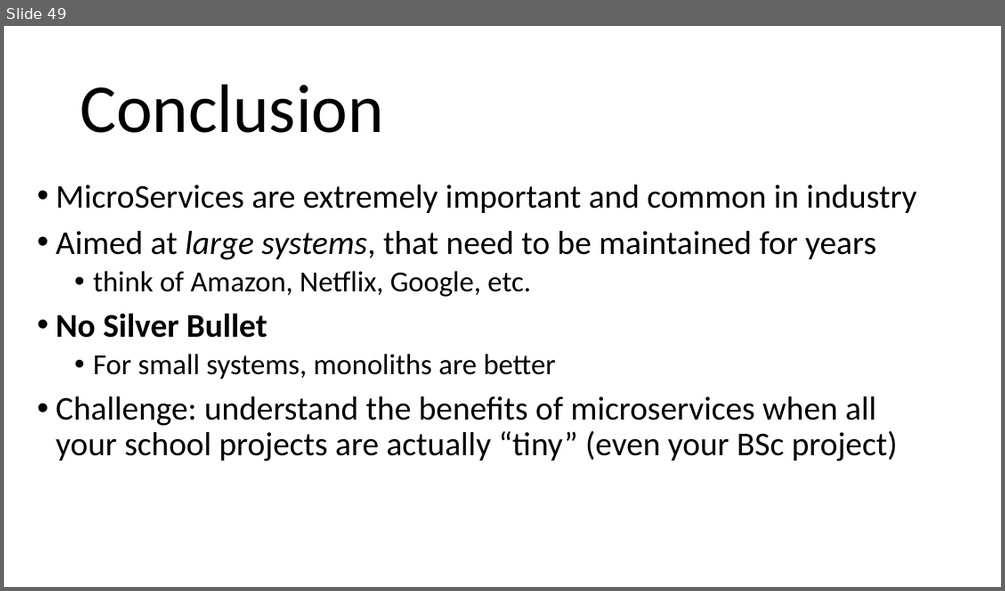
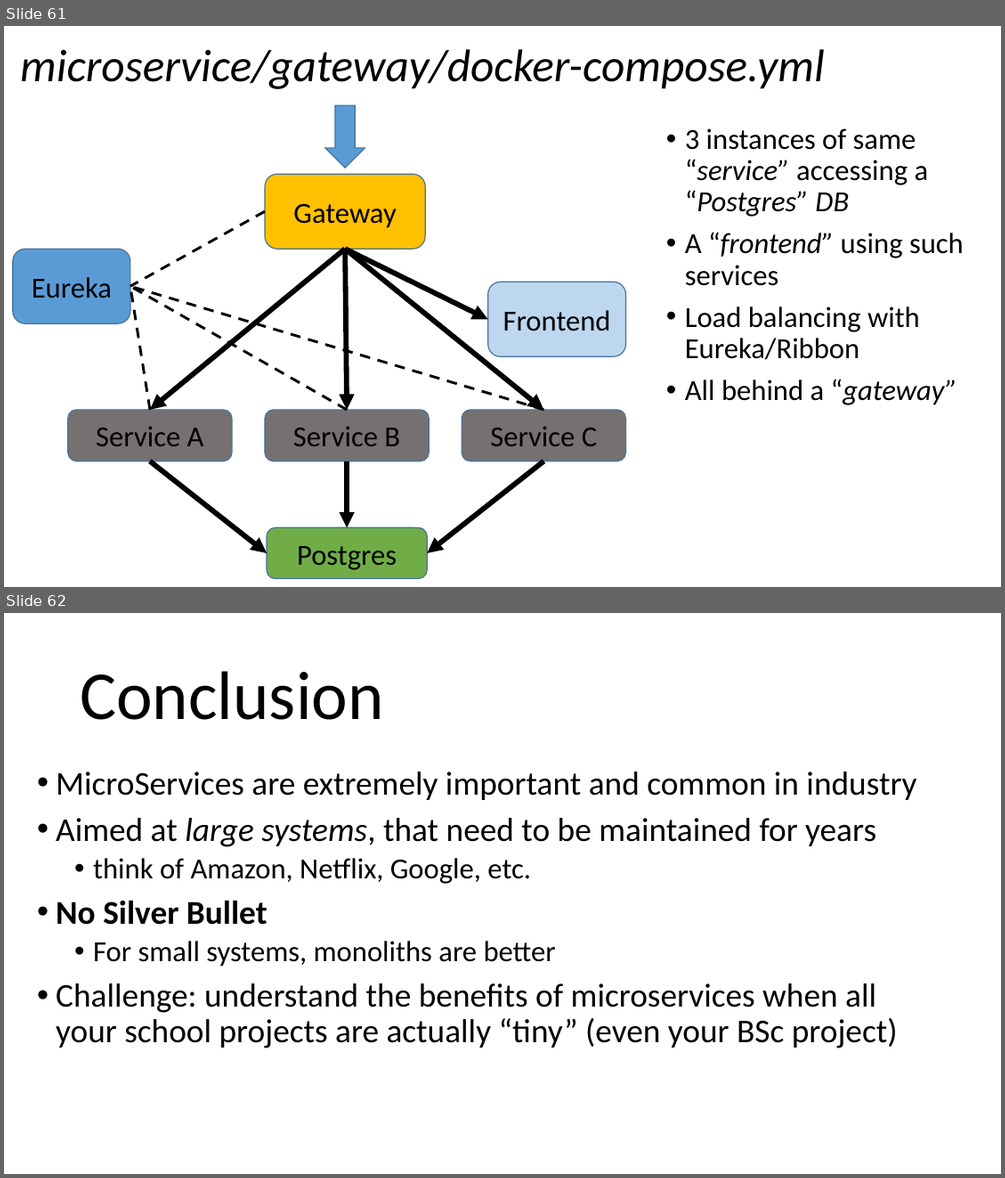
Before and after one commit to arcuri82/testing_security_development_enterprise_systems, a slide deck: doc/advanced/slides/lesson_08.pptx. Shown one above the other, each under a label of ours: slide 49 before the commit, slides 61 and 62 after it. The pictures are 1005x591 and 1005x1178 pixels, drawn with LibreOffice and Linux fonts; fonts in the diff are those of the drawing. Boxes give left, top, right and bottom in pixels: in the first picture for what was removed or moved away, otherwise in the second. Text is boxed around its words. In the diff, an @@ line names an element or a change of style, - is before the commit and + after.

```diff
--- a/doc/advanced/slides/lesson_08.pptx
+++ b/doc/advanced/slides/lesson_08.pptx
@@ slide 61 added at (4, 26, 1001, 587), background #FFFFFF @@
@@ title added at (20, 49, 825, 89), 44 pt, text #000000, italic @@
+microservice/gateway/docker-compose.yml
@@ down arrow added at (325, 105, 365, 168), fill #5B9BD5, outline #43739E 1 pt @@
@@ text added at (685, 128, 963, 405), 28 pt, text #000000 @@
+• 3 instances of same “service” accessing a “Postgres” DB
+• A “frontend” using such services
+• Load balancing with Eureka/Ribbon
+• All behind a “gateway”
@@ rounded rectangle added at (265, 174, 426, 248), fill #FFC000, outline #43739E 1 pt, 28 pt, text #000000 @@
+Gateway
@@ line added from (265, 211) to (130, 286), #000000 2.5 pt dashed @@
@@ rounded rectangle added at (13, 248, 130, 323), fill #5B9BD5, outline #43739E 1 pt, 28 pt, text #000000 @@
+Eureka
@@ arrow added from (345, 248) to (150, 410), #000000 5 pt @@
@@ arrow added from (345, 248) to (348, 410), #000000 5 pt @@
@@ arrow added from (345, 248) to (544, 410), #000000 5 pt @@
@@ arrow added from (345, 248) to (488, 319), #000000 5 pt @@
@@ line added from (348, 410) to (130, 286), #000000 2.5 pt dashed @@
@@ line added from (544, 410) to (130, 286), #000000 2.5 pt dashed @@
@@ line added from (150, 410) to (130, 286), #000000 2.5 pt dashed @@
@@ rounded rectangle added at (488, 281, 625, 356), fill #BDD7EE, outline #43739E 1 pt, 28 pt, text #000000 @@
+Frontend
@@ rounded rectangle added at (68, 410, 232, 461), fill #767171, outline #43739E 1 pt, 28 pt, text #000000 @@
+Service A
@@ rounded rectangle added at (265, 410, 429, 461), fill #767171, outline #43739E 1 pt, 28 pt, text #000000 @@
+Service B
@@ rounded rectangle added at (461, 410, 625, 461), fill #767171, outline #43739E 1 pt, 28 pt, text #000000 @@
+Service C
@@ arrow added from (150, 461) to (267, 553), #000000 5 pt @@
@@ arrow added from (348, 461) to (348, 528), #000000 5 pt @@
@@ arrow added from (544, 461) to (428, 553), #000000 5 pt @@
@@ rounded rectangle added at (267, 528, 428, 579), fill #70AD47, outline #43739E 1 pt, 28 pt, text #000000 @@
+Postgres
@@ what was slide 49 is now slide 62 @@
```
Also in this commit, not shown: 1 slide changed, 13 other slides added, 1 slide removed, 1 other file.
